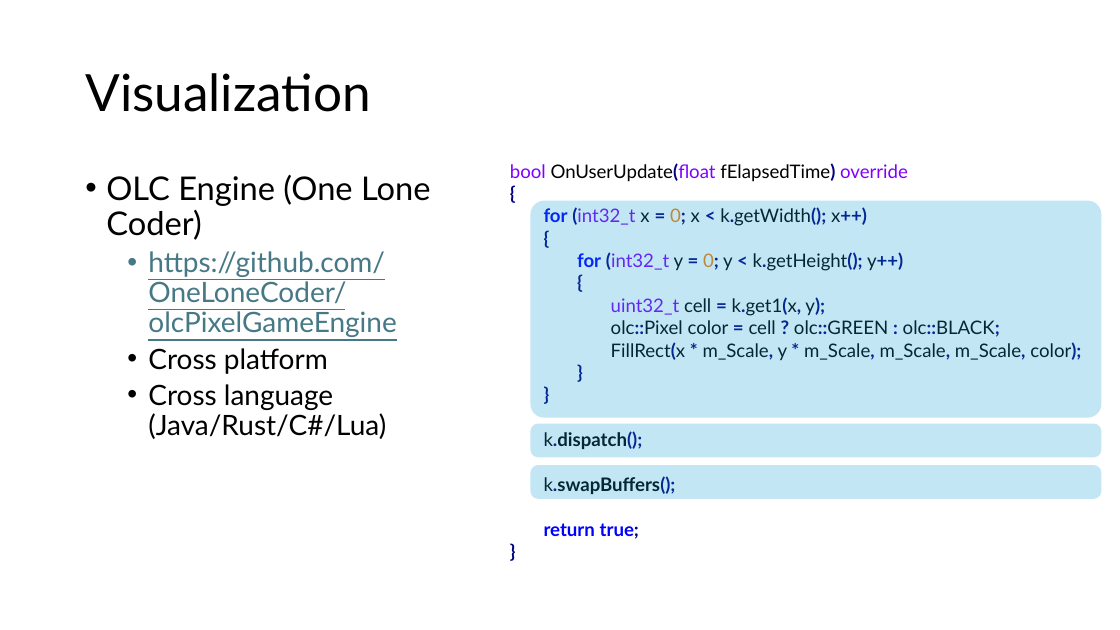
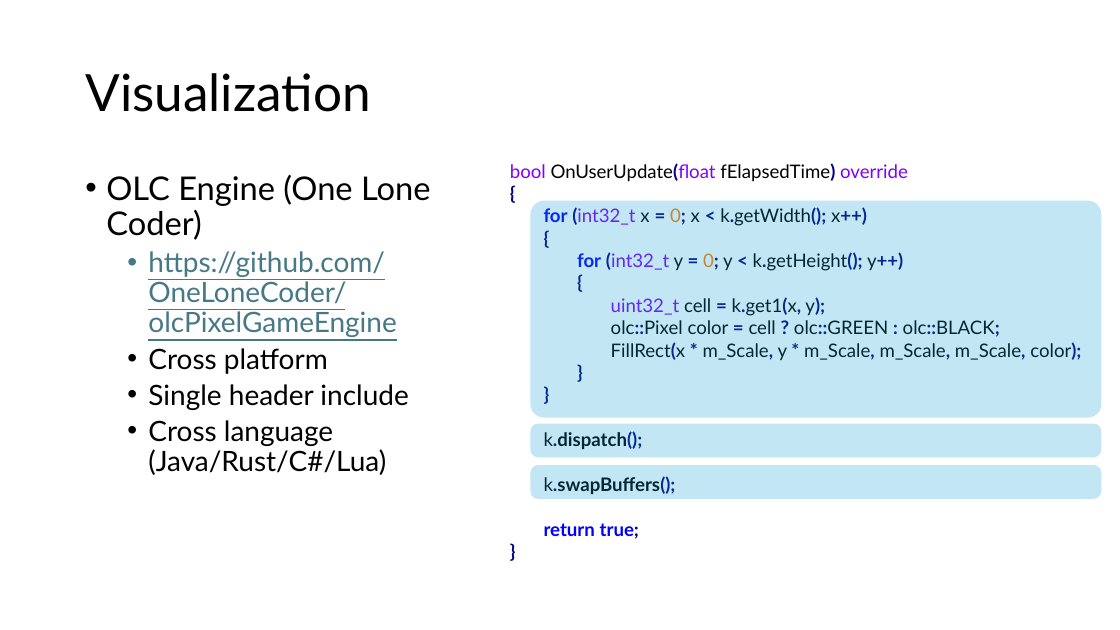
Before and after one commit to samynk/TinyCompute, a slide deck: slide 46 of Docs/presentations/cppcon2025.pptx (slide 13 before the commit). Drawn at 1120x630 pixels with LibreOffice and Linux fonts; fonts in the diff are those of the drawing. Boxes give left, top, right and bottom in pixels: in the first picture for what was removed or moved away, otherwise in the second. Text is boxed around its words. In the diff, an @@ line names an element or a change of style, - is before the commit and + after.

```diff
--- a/Docs/presentations/cppcon2025.pptx
+++ b/Docs/presentations/cppcon2025.pptx
@@ text at box(148, 384, 408, 410): paragraph added @@
+  • Single header include
```
Also in this commit, not shown: 6 other slides changed, 45 slides added, 1 slide removed, 18 other files.
